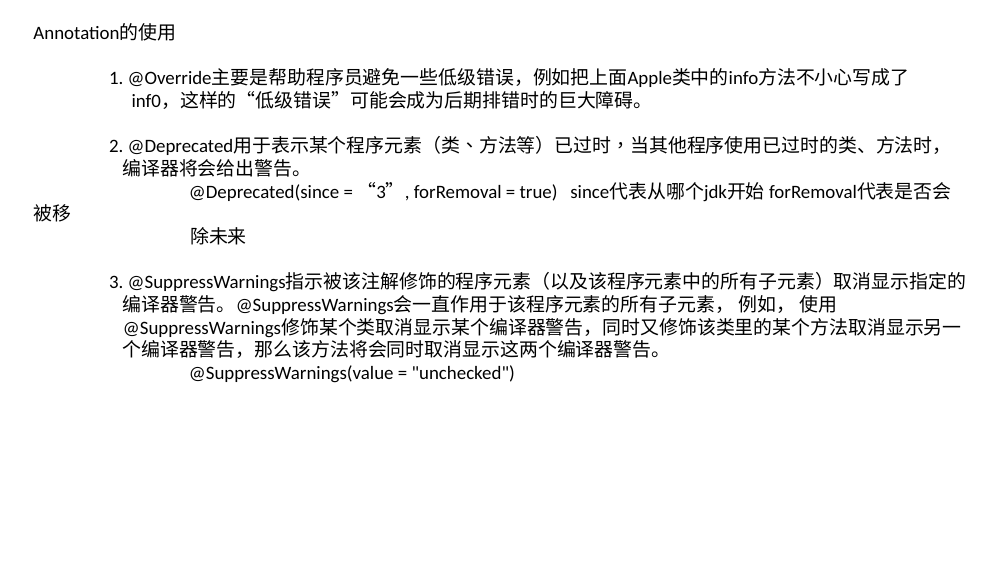
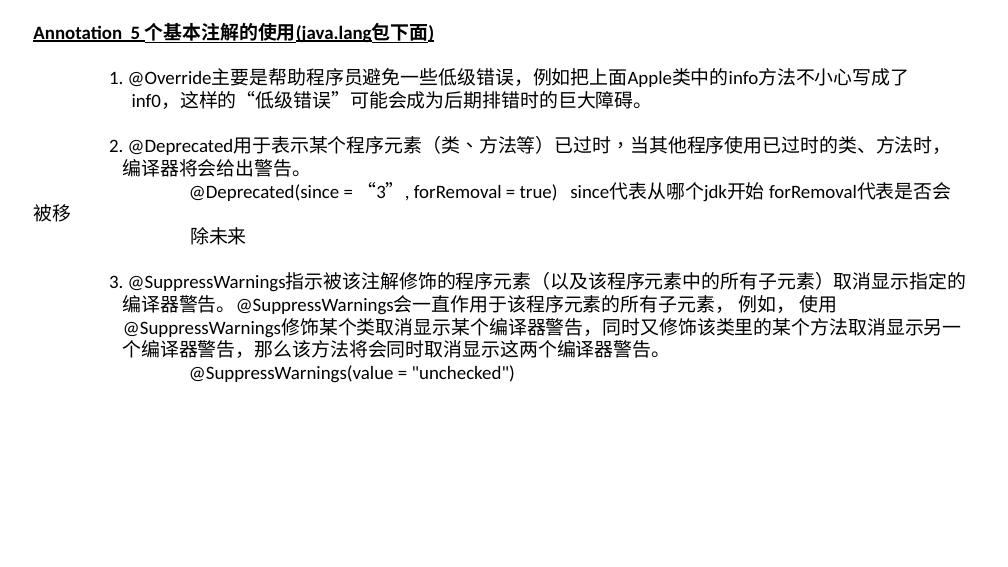
Before and after one commit to luchaojun/ChaojunStudy, a slide deck: slide 3 of JavaStudy/JavaStudyNote/Annotation/Java_Annotation.pptx. Drawn at 1008x567 pixels with LibreOffice and Linux fonts; fonts in the diff are those of the drawing. Boxes give left, top, right and bottom in pixels: in the first picture for what was removed or moved away, otherwise in the second. Text is boxed around its words. In the diff, an @@ line names an element or a change of style, - is before the commit and + after.

Commit message:
Add the annotation study into pptx

```diff
--- a/JavaStudy/JavaStudyNote/Annotation/Java_Annotation.pptx
+++ b/JavaStudy/JavaStudyNote/Annotation/Java_Annotation.pptx
@@ text at <box>33,23,435,43</box>: text changed; bold on @@
-Annotation的使用
+Annotation 5 个基本注解的使用(java.lang包下面)
```
Also in this commit, not shown: 1 slide added, 1 slide removed.
